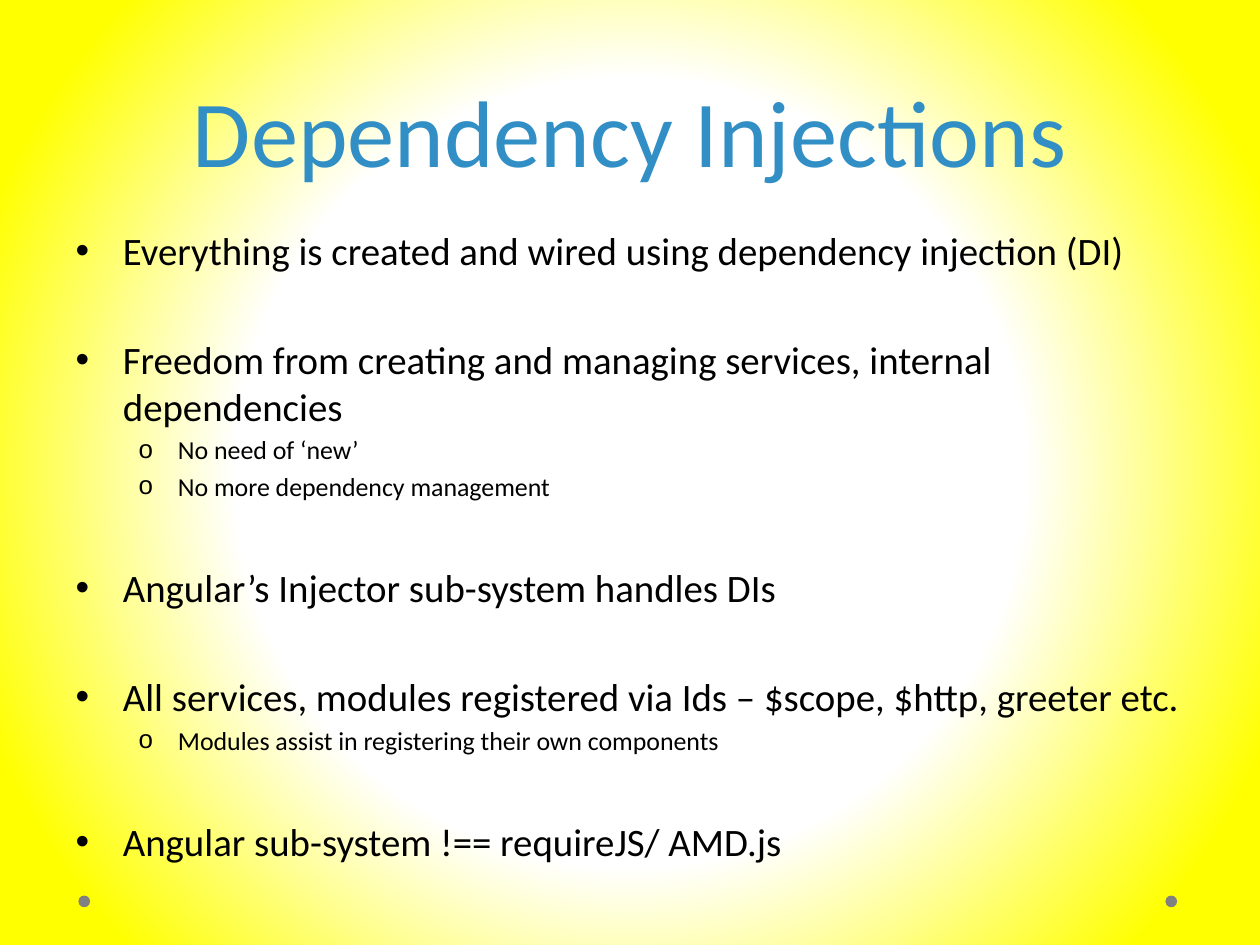
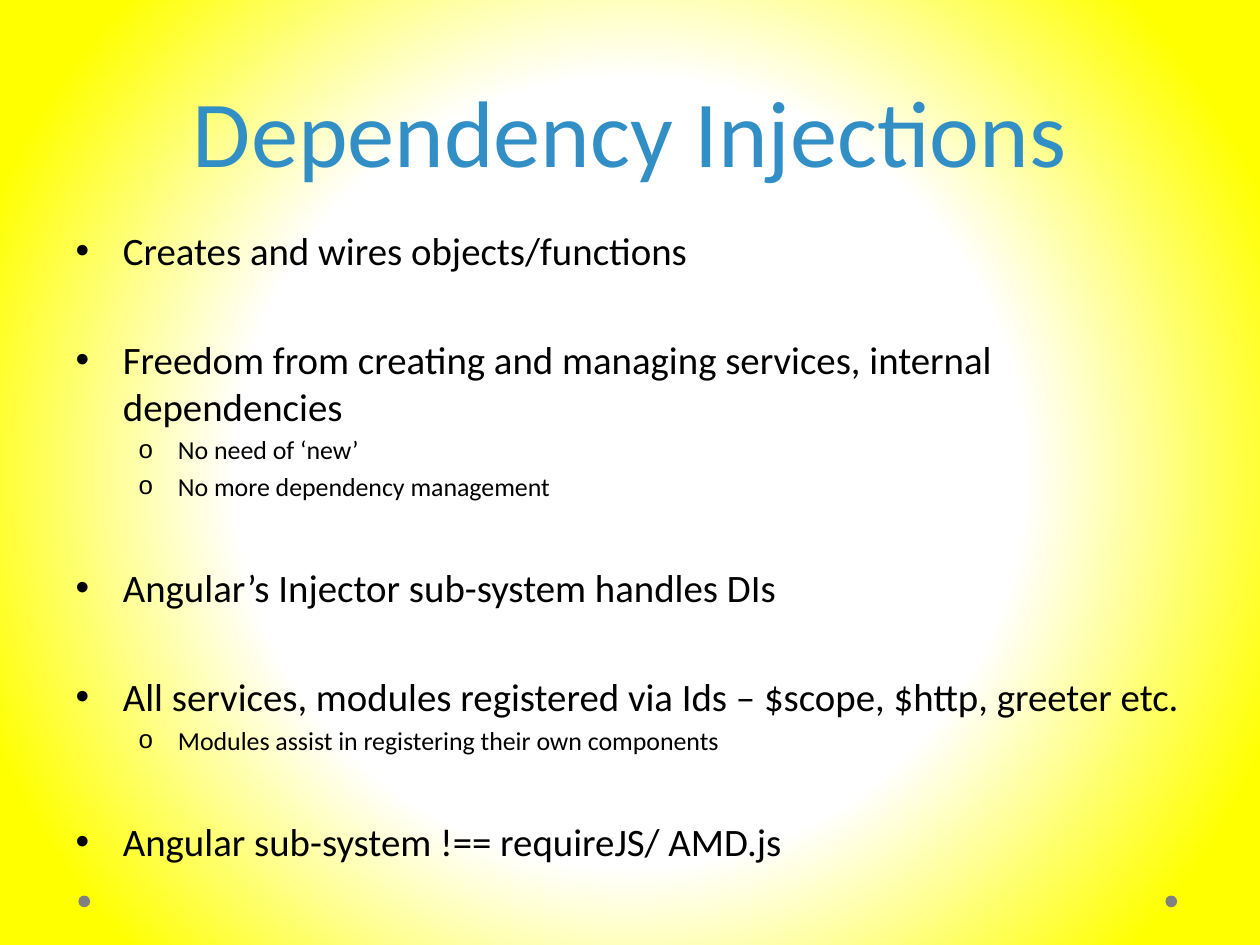
Before and after one commit to murtazahaveliwala/technext-angularjs-demo, a slide deck: slide 16 of Introduction to AngularJs.pptx. Drawn at 1260x945 pixels with LibreOffice and Linux fonts; fonts in the diff are those of the drawing. Boxes give left, top, right and bottom in pixels: in the first picture for what was removed or moved away, otherwise in the second. Text is boxed around its words. In the diff, an @@ line names an element or a change of style, - is before the commit and + after.

Commit message:
Updated to simplify DI slide content

```diff
--- a/Introduction to AngularJs.pptx
+++ b/Introduction to AngularJs.pptx
@@ text at (x1=123, y1=233, x2=687, y2=275): text changed @@
-• Everything is created and wired using dependency injection (DI)
+• Creates and wires objects/functions
```
